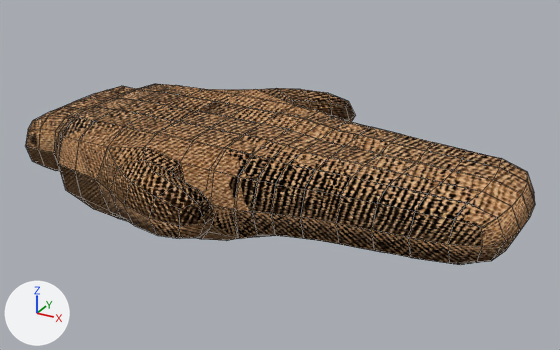
Two versions of the Blender file 테스트용 3D모델/블렌더 파일/hand.blend, one commit apart.
Both versions are drawn from a 50 mm lens placed at (3.19, -4.52, 2.2), pointed at (0.69, 0.03, -0.08). The lights are fixed; the arrows at lower left show +X, +Y and +Z. The first picture is the older version. Mesh edges are drawn as thin lines.
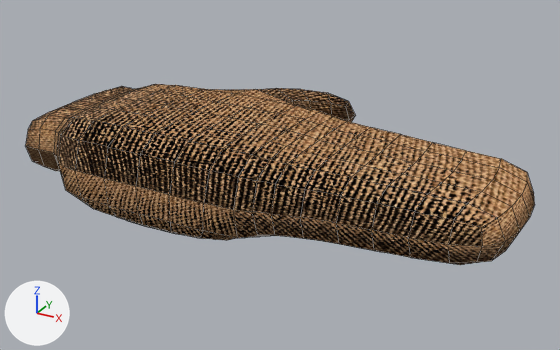
Pixel boxes (x1, y1, x2, y2) of what changed, in the pictures (560 x 350 px):
'Cube.001', hidden (brown)
    before: (29, 84, 535, 256)

Edits to the bpy script that builds the scene:
```text
Change ob_cube_001:
    add ob_cube_001.hide_set(True)
```
